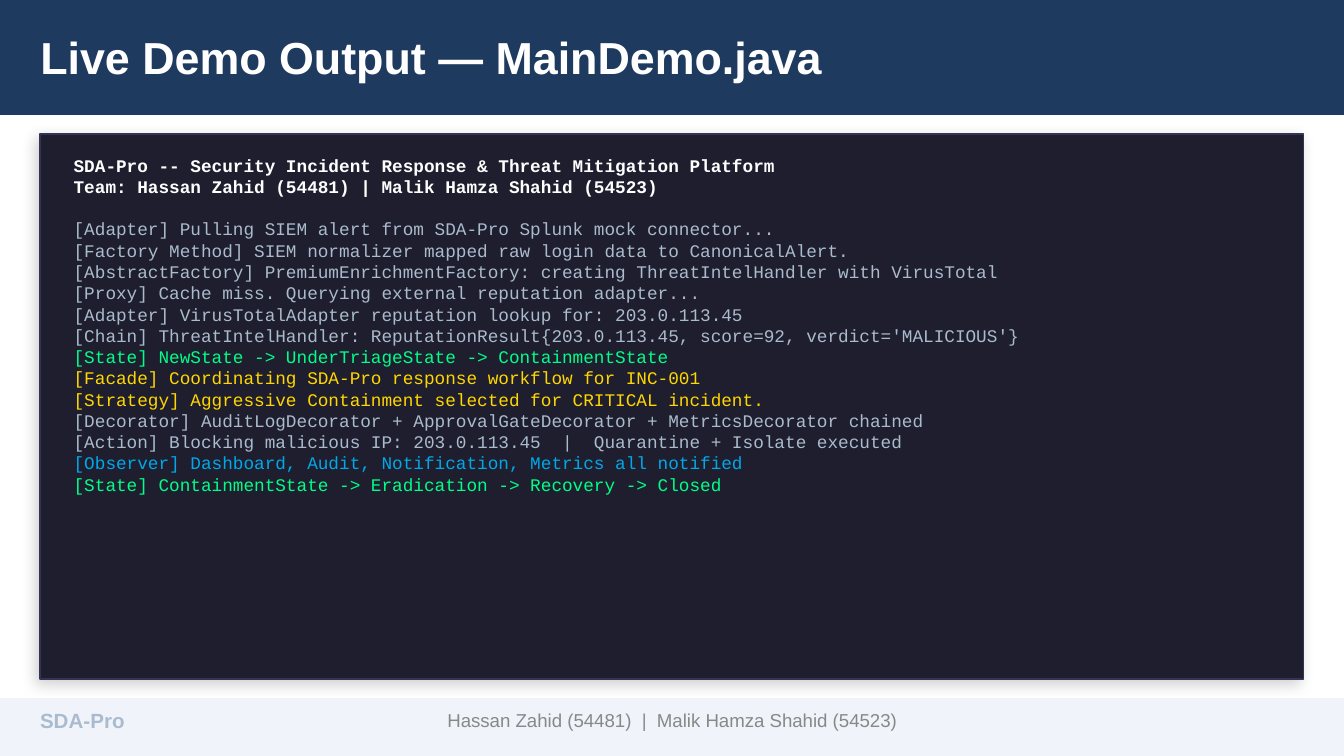
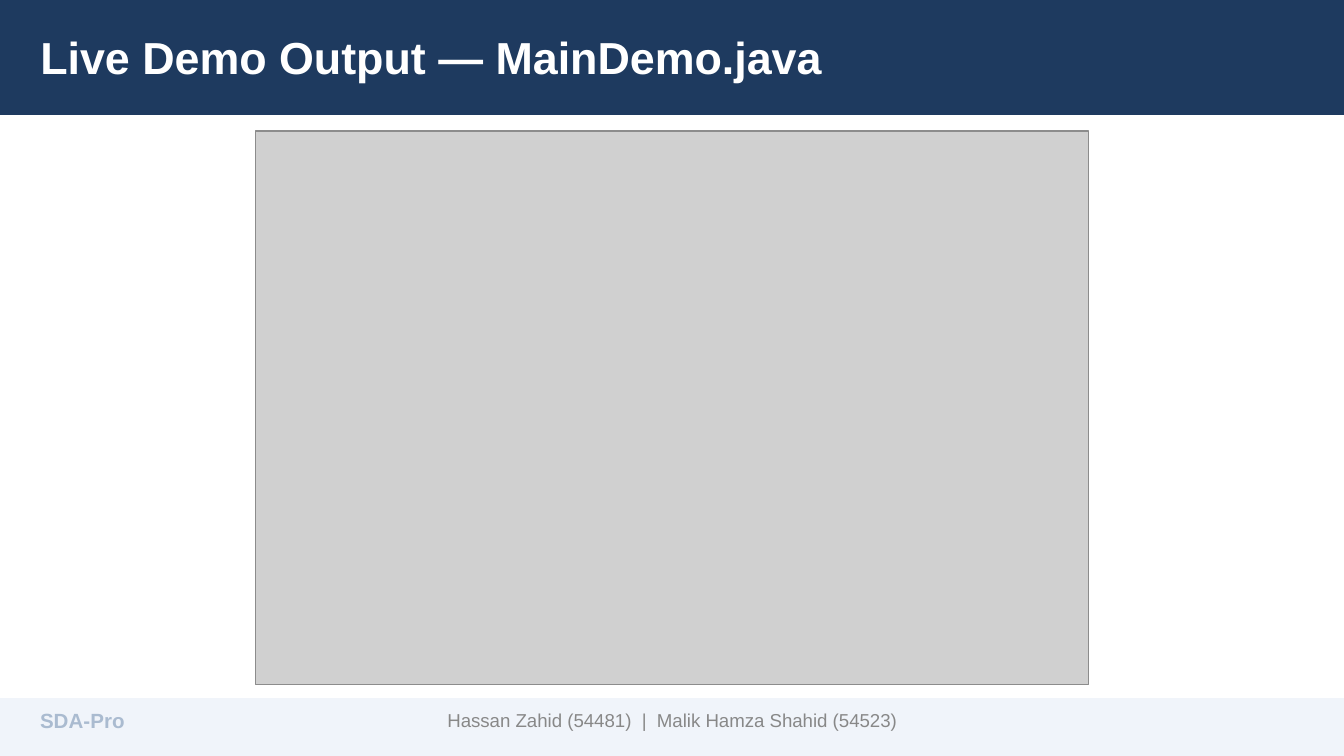
Before and after one commit to hassanzahid176/SDA-Pro, a slide deck: slide 17 of SDA-Pro-Presentation.pptx. Drawn at 1344x756 pixels with LibreOffice and Linux fonts; fonts in the diff are those of the drawing; grey boxes stand for pictures. Boxes give left, top, right and bottom in pixels: in the first picture for what was removed or moved away, otherwise in the second. Text is boxed around its words. In the diff, an @@ line names an element or a change of style, - is before the commit and + after.

```diff
--- a/SDA-Pro-Presentation.pptx
+++ b/SDA-Pro-Presentation.pptx
@@ rectangle removed at (x1=40, y1=134, x2=1304, y2=679) @@
@@ picture added at (x1=255, y1=130, x2=1089, y2=684) @@
@@ text removed at (x1=74, y1=159, x2=1018, y2=495) @@
-SDA-Pro -- Security Incident Response & Threat Mitigation Platform
-Team: Hassan Zahid (54481) | Malik Hamza Shahid (54523)
-[Adapter] Pulling SIEM alert from SDA-Pro Splunk mock connector...
-[Factory Method] SIEM normalizer mapped raw login data to CanonicalAlert.
-[AbstractFactory] PremiumEnrichmentFactory: creating ThreatIntelHandler with VirusTotal
-[Proxy] Cache miss. Querying external reputation adapter...
-[Adapter] VirusTotalAdapter reputation lookup for: 203.0.113.45
-[Chain] ThreatIntelHandler: ReputationResult{203.0.113.45, score=92, verdict='MALICIOUS'}
-[State] NewState -> UnderTriageState -> ContainmentState
-[Facade] Coordinating SDA-Pro response workflow for INC-001
-[Strategy] Aggressive Containment selected for CRITICAL incident.
-[Decorator] AuditLogDecorator + ApprovalGateDecorator + MetricsDecorator chained
-[Action] Blocking malicious IP: 203.0.113.45 | Quarantine + Isolate executed
-[Observer] Dashboard, Audit, Notification, Metrics all notified
-[State] ContainmentState -> Eradication -> Recovery -> Closed
```
Also in this commit, not shown: 1 other slide changed, 3 other files.
